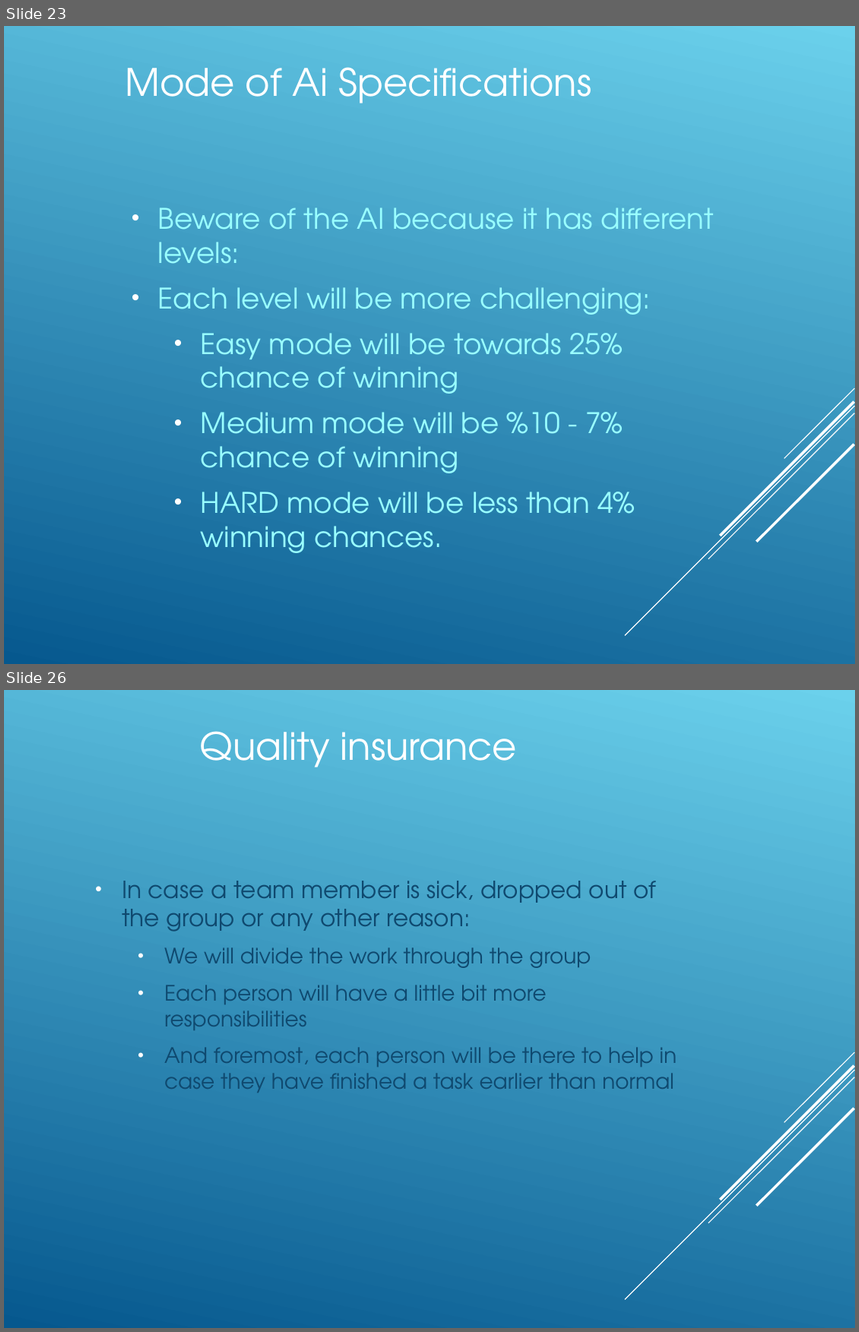
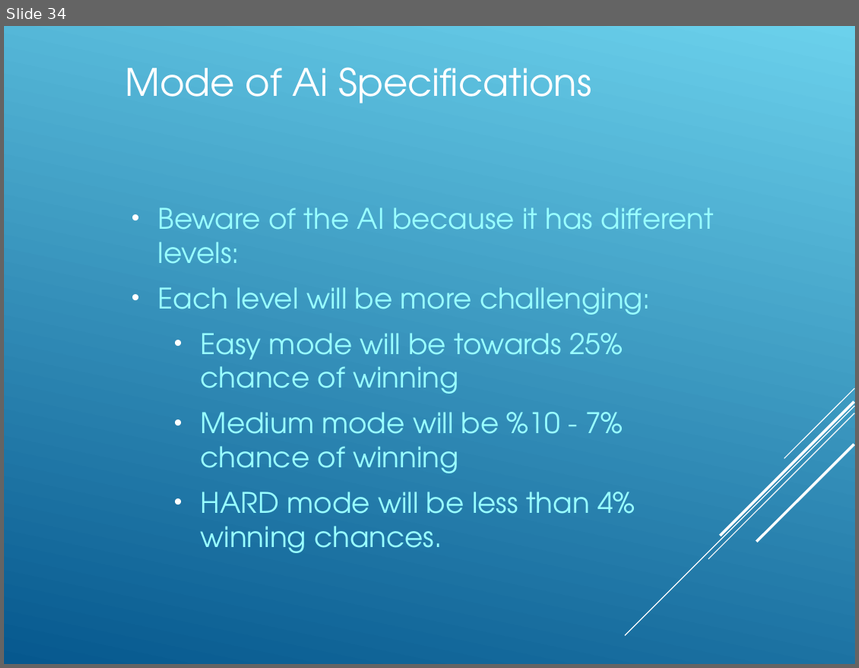
Before and after one commit to Amatarasu/A-Team, a slide deck: Power.Point.Presentation-bk.ppt. Shown one above the other, each under a label of ours: slides 23 and 26 before the commit, slide 34 after it; the slides between them are not shown. The pictures are 859x1332 and 859x668 pixels, drawn with LibreOffice and Linux fonts; fonts in the diff are those of the drawing. Boxes give left, top, right and bottom in pixels: in the first picture for what was removed or moved away, otherwise in the second. Text is boxed around its words. In the diff, an @@ line names an element or a change of style, - is before the commit and + after.

```diff
--- a/Power.Point.Presentation-bk.ppt
+++ b/Power.Point.Presentation-bk.ppt
@@ slide 26 removed at [4,690,855,1328], background gradient #6BD1EC to #06588E; not listed: 5 template elements that a slide beside it also shows @@
@@ title removed at [200,731,517,768] @@
-Quality insurance
@@ text removed at [122,881,677,1093] @@
-• In case a team member is sick, dropped out of the group or any other reason:
-  • We will divide the work through the group
-  • Each person will have a little bit more responsibilities
-  • And foremost, each person will be there to help in case they have finished a task earlier than normal
@@ what was slide 23 is now slide 34 @@
```
Also in this commit, not shown: 4 slides changed, 9 slides added, 1 other slide removed.
